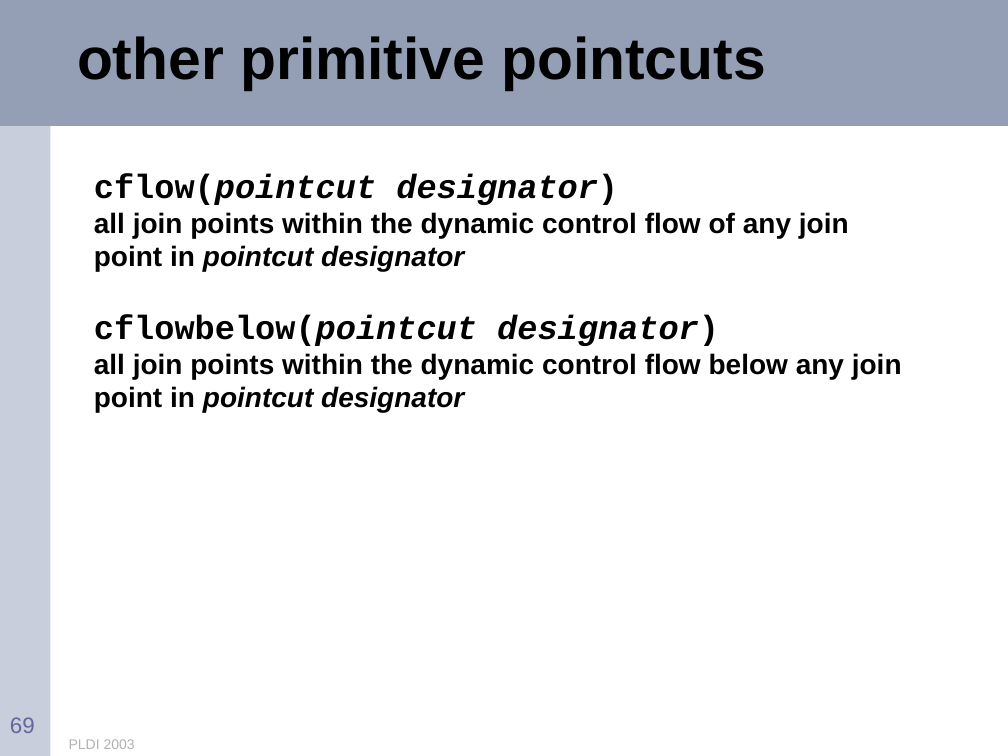
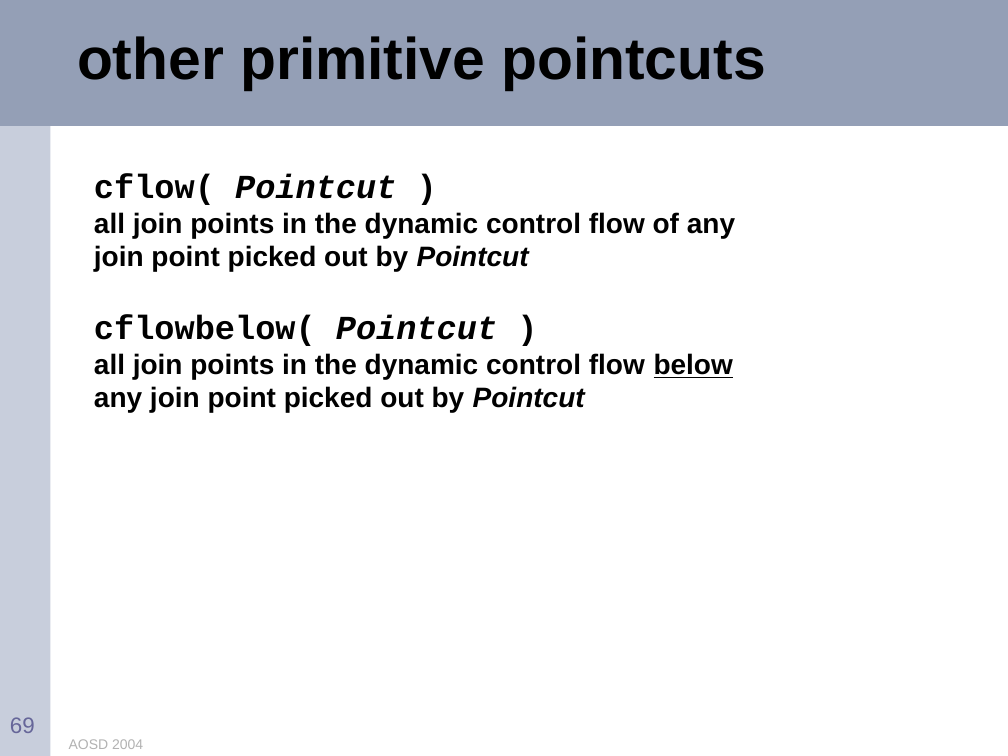
Before and after one commit to eclipse-aspectj/aspectj, a slide deck: slide 69 of docs/teaching/tutorial.ppt. Drawn at 1008x756 pixels with LibreOffice and Linux fonts; fonts in the diff are those of the drawing. Boxes give left, top, right and bottom in pixels: in the first picture for what was removed or moved away, otherwise in the second. Text is boxed around its words. In the diff, an @@ line names an element or a change of style, - is before the commit and + after.

Commit message:
updated tutorial for AOSD 2004

```diff
--- a/docs/teaching/tutorial.ppt
+++ b/docs/teaching/tutorial.ppt
@@ text at (x1=94, y1=173, x2=735, y2=413): text changed @@
-cflow(pointcut designator)
-all join points within the dynamic control flow of any join point in pointcut designator
-cflowbelow(pointcut designator)
-all join points within the dynamic control flow below any join point in pointcut designator
+cflow( Pointcut )
+all join points in the dynamic control flow of any join point picked out by Pointcut
+cflowbelow( Pointcut )
+all join points in the dynamic control flow below any join point picked out by Pointcut
@@ text at (x1=69, y1=739, x2=143, y2=749): text changed @@
-PLDI 2003
+AOSD 2004
```
Also in this commit, not shown: 106 other slides changed, 8 slides added, 4 slides removed.
